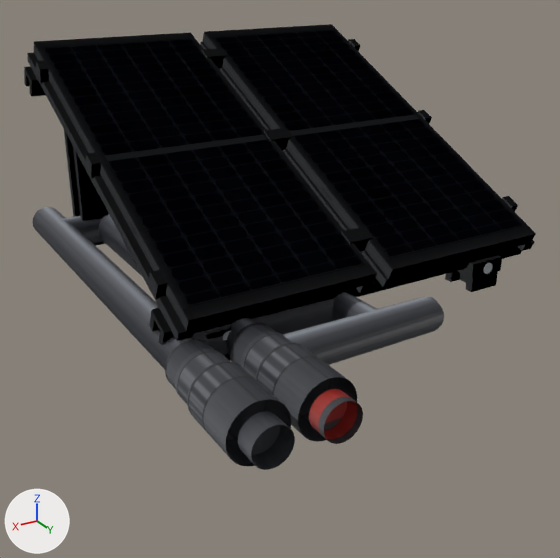
Before and after pictures for a commit that changed the OBJ model src/main/resources/assets/electricity/models/pv_tilt/pv_tilt.obj.
The view is the same before and after, from a camera (50 mm lens) standing at (0.939, 1.596, 0.746) and looking at (0.128, 0.244, 0.07). Every picture has the same lights, and +X, +Y and +Z are marked at lower left. The picture after the commit comes second. Where no turn or scale is listed for an object, it has been applied to the vertices.

Objects in the first picture: 'harness', 'harness_entry_north', 'harness_input', 'harness_input.001', 'modules.001', 'modules.002', 'modules.003', 'piers', 'purlin_0', 'rails' and 3 more.
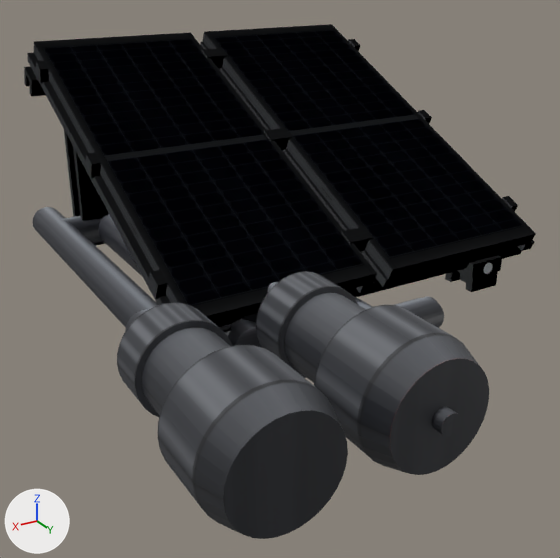
Edits to the bpy script that builds the scene:
```text
Change me_harness_input:
    used by ob_harness_input; location = (0.0, 0.0, 0.0)
    remove me_harness_input.from_pydata(...)  # 256 vertices, 143 faces; spans x 0.247..0.366, y 0.44..0.74, z -0.019..0.1
    remove me_harness_input.materials.append(mat_plug_plus)  # picture img_dc_connector_plus_png
    add me_harness_input.from_pydata(...)  # 256 vertices, 196 faces; spans x 0.2..0.544, y 0.1..0.462, z 0.0..0.152
    me_harness_input part 1: 256 vertices removed from x 0.247..0.366, y 0.44..0.74, z -0.019..0.1; 128 vertices added at x 0.2..0.347, y 0.1..0.462, z 0.0..0.152
    me_harness_input part 2: 128 vertices added at x 0.397..0.544, y 0.1..0.462, z 0.0..0.152
    add me_harness_input.materials.append(mat_core)  # picture img_dc_core_png
Change me_harness_input_001:
    used by ob_harness_input_001; location = (0.0, 0.0, 0.0)
    remove me_harness_input_001.from_pydata(...)  # 256 vertices, 143 faces; spans x 0.378..0.497, y 0.44..0.74, z -0.019..0.1
    remove me_harness_input_001.materials.append(mat_plug_minus)  # picture img_dc_connector_minus_png
    add me_harness_input_001.from_pydata(...)  # 352 vertices, 282 faces; spans x 0.129..0.352, y 0.44..0.911, z 0.0..0.224
    me_harness_input_001 part 3: a new loose piece, a 32-sided cylinder along y spanning x 0.153..0.329, y 0.493..0.574, z 0.024..0.2, in mat_plug_plus (picture img_dc_connector_plus_png)
    me_harness_input_001 part 4: the loose piece of 64 vertices spanning x 0.378..0.497, y 0.556..0.696, z -0.019..0.1 is multiplied about its middle by the matrix ((0.0, 0.0, -1.305), (0.0, 1.044, 0.0), (1.305, 0.0, 0.0)), then moved by (-0.197, 0.022, 0.071), in mat_plug_plus (picture img_dc_connector_plus_png)
    me_harness_input_001 part 5: a new loose piece of 96 vertices spanning x 0.129..0.352, y 0.721..0.89, z 0.0..0.224, in mat_plug_plus (picture img_dc_connector_plus_png)
    me_harness_input_001 part 6: a new loose piece of 64 vertices spanning x 0.222..0.259, y 0.89..0.911, z 0.093..0.131, in mat_plug_plus (picture img_dc_connector_plus_png)
    me_harness_input_001 part 7: the loose piece of 64 vertices spanning x 0.387..0.488, y 0.44..0.49, z -0.009..0.091 is deleted
    me_harness_input_001 part 8: the loose piece of 64 vertices spanning x 0.384..0.491, y 0.49..0.556, z -0.013..0.094 is deleted
    me_harness_input_001 part 9: the loose piece of 64 vertices spanning x 0.399..0.476, y 0.696..0.74, z 0.002..0.079 is deleted
    other edits to the shape of me_harness_input_001 do not show in these pictures
    add me_harness_input_001.materials.append(mat_plug_plus)  # picture img_dc_connector_plus_png
Add me_harness_input_002:
    me_harness_input_002.from_pydata(...)  # 288 vertices, 235 faces; spans x 0.391..0.615, y 0.44..0.89, z 0.0..0.224
    me_harness_input_002.materials.append(mat_plug_minus)  # picture img_dc_connector_minus_png
Add ob_harness_input_002:
    ob_harness_input_002 = bpy.data.objects.new('harness_input.002', me_harness_input_002)
    ob_harness_input_002.location = (0.0, 0.0, 0.0)
```

Boxes [x1, y1, x2, y2] around the edits, measured in the pictures (560 x 558 px; the box of a moved part takes in the faces that stretch with it):
'harness_input.001', reshaped (79% wider, 55% taller)
    before: [165, 339, 295, 470]
    after: [256, 271, 489, 475]
'harness_input.002', added
    after: [117, 302, 348, 539]
'harness_input', reshaped (mostly hidden afterwards)
    before: [230, 323, 363, 444]
    after: [125, 282, 278, 332]
part 1 of me_harness_input, moved or reshaped (mostly hidden afterwards)
    before: [230, 323, 363, 444]
    after: [242, 282, 278, 323]
part 2 of me_harness_input, added (mostly hidden)
    after: [125, 283, 157, 332]
part 3 of me_harness_input_001, added
    after: [256, 271, 358, 378]
part 4 of me_harness_input_001, moved or reshaped
    before: [187, 361, 291, 467]
    after: [284, 292, 366, 383]
part 5 of me_harness_input_001, added
    after: [314, 305, 489, 475]
part 6 of me_harness_input_001, added
    after: [432, 406, 461, 437]
part 7 of me_harness_input_001, deleted
    before: [165, 339, 215, 388]
part 8 of me_harness_input_001, deleted
    before: [175, 349, 231, 405]
part 9 of me_harness_input_001, deleted
    before: [237, 411, 295, 470]
'harness_entry_north', unchanged, covered by the edit
    before: [192, 292, 444, 365]
    after: [219, 295, 444, 347]
